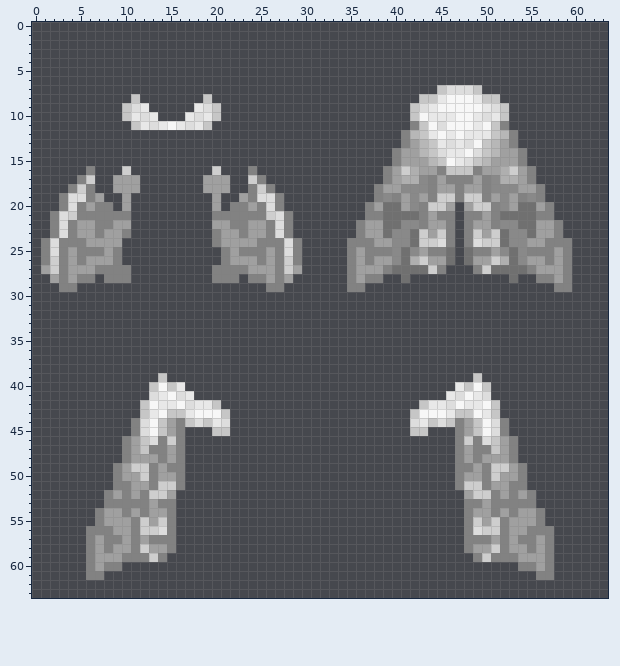
One commit to this pixel-art sprite: Resources/Textures/Mobs/Customization/moth_parts.rsi/wings_look1.png. That is the earlier state.
The file is 64x64 pixels. Colours within 5 levels of each other are drawn and written as one.
The result:
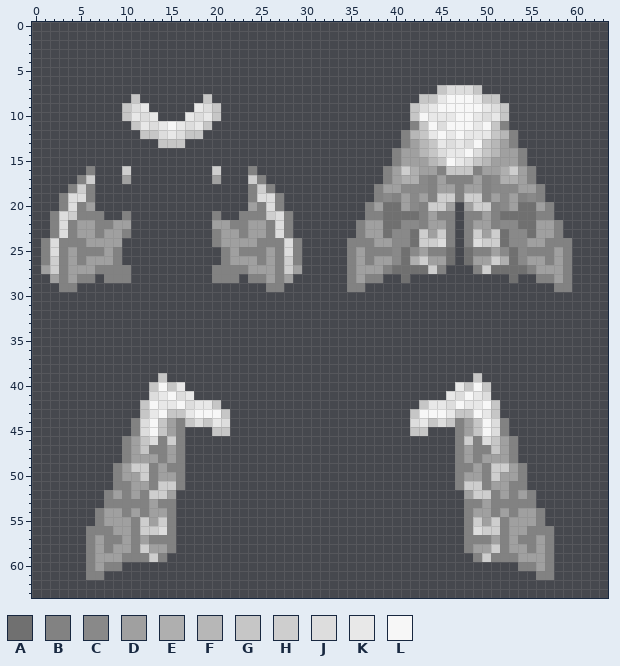
Palette (. is transparent): A #707070  B #828282  C #898989  D #a0a0a0  E #afafaf  F #b7b7b7  G #c6c6c6  H #cecece  J #dddddd  K #e8e8e8  L #f7f7f7
Edits made:
Colour G now appears in row 12 at x 12 to 13 and 17 to 18; in row 13 at x 14 to 16.
Colour J now appears in row 12 at x 14 and 16.
Colour K now appears in row 12 at x 15.
Colour B is removed in row 20 at x 7 to 8 and 22 to 23; in row 21 at x 8 to 9 and 21 to 22.
Colour D is removed in row 17 at x 9, 11, 19 and 21; in row 18 at x 9 to 11 and 19 to 21; in row 19 at x 7, 10, 20 and 23; in row 20 at x 10 and 20.
Where, in picture pixels (left, top, right, bottom), the same in both pictures:
changed: (95, 130, 248, 220)
